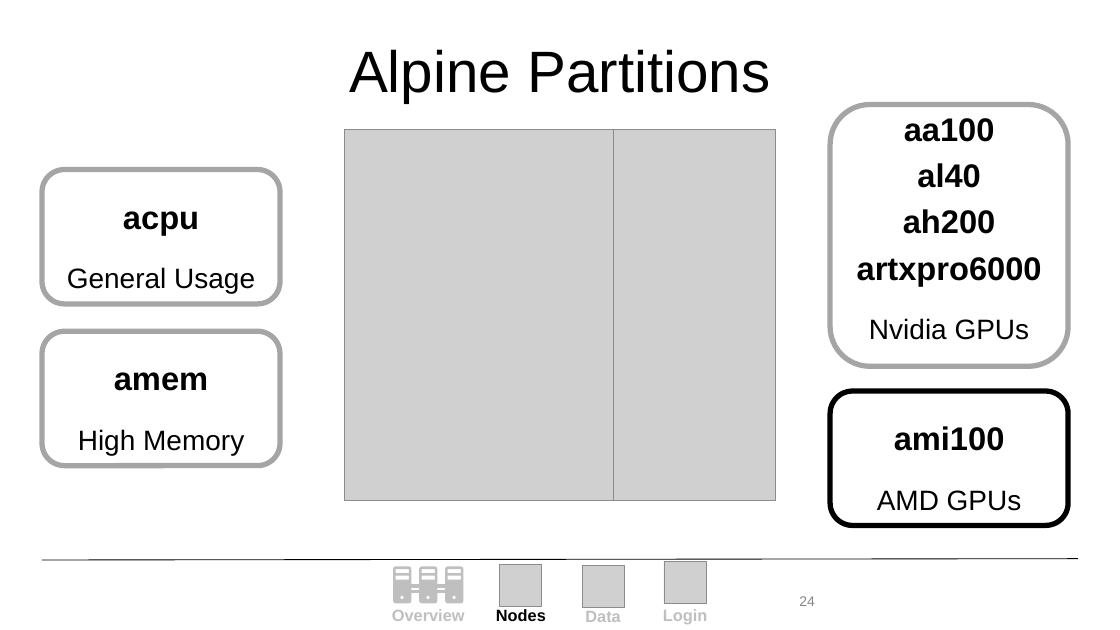
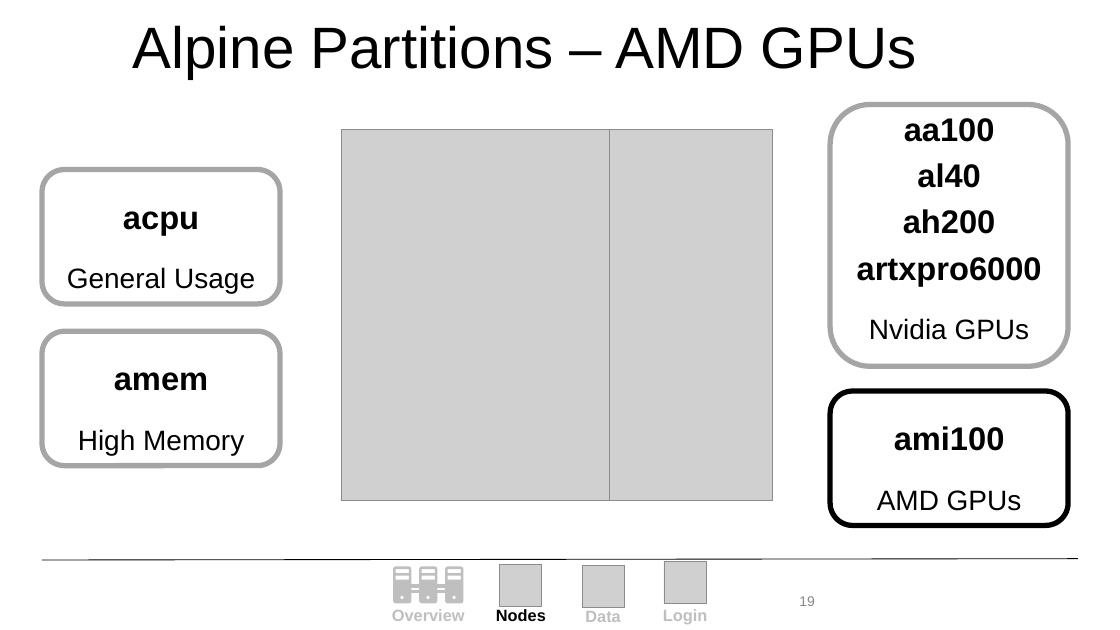
Before and after one commit to ResearchComputing/New_User_Seminar, a slide deck: slide 19 of Alpine_New_User_Seminar.pptx (slide 24 before the commit). Drawn at 1120x630 pixels with LibreOffice and Linux fonts; fonts in the diff are those of the drawing; grey boxes stand for pictures; background and template pictures are left out. Boxes give left, top, right and bottom in pixels: in the first picture for what was removed or moved away, otherwise in the second. Text is boxed around its words. In the diff, an @@ line names an element or a change of style, - is before the commit and + after.

```diff
--- a/Alpine_New_User_Seminar.pptx
+++ b/Alpine_New_User_Seminar.pptx
@@ title at (x1=132, y1=25, x2=917, y2=79): text changed @@
-Alpine Partitions
+Alpine Partitions – AMD GPUs
@@ picture moved from (x1=344, y1=129, x2=776, y2=502) to (x1=341, y1=129, x2=772, y2=502) @@
@@ picture moved from (x1=613, y1=129, x2=776, y2=502) to (x1=610, y1=129, x2=772, y2=502) @@
@@ page number at (x1=799, y1=596, x2=815, y2=606): text changed @@
-24
+19
```
Also in this commit, not shown: 12 other slides changed, 9 slides removed, 1 other file.
